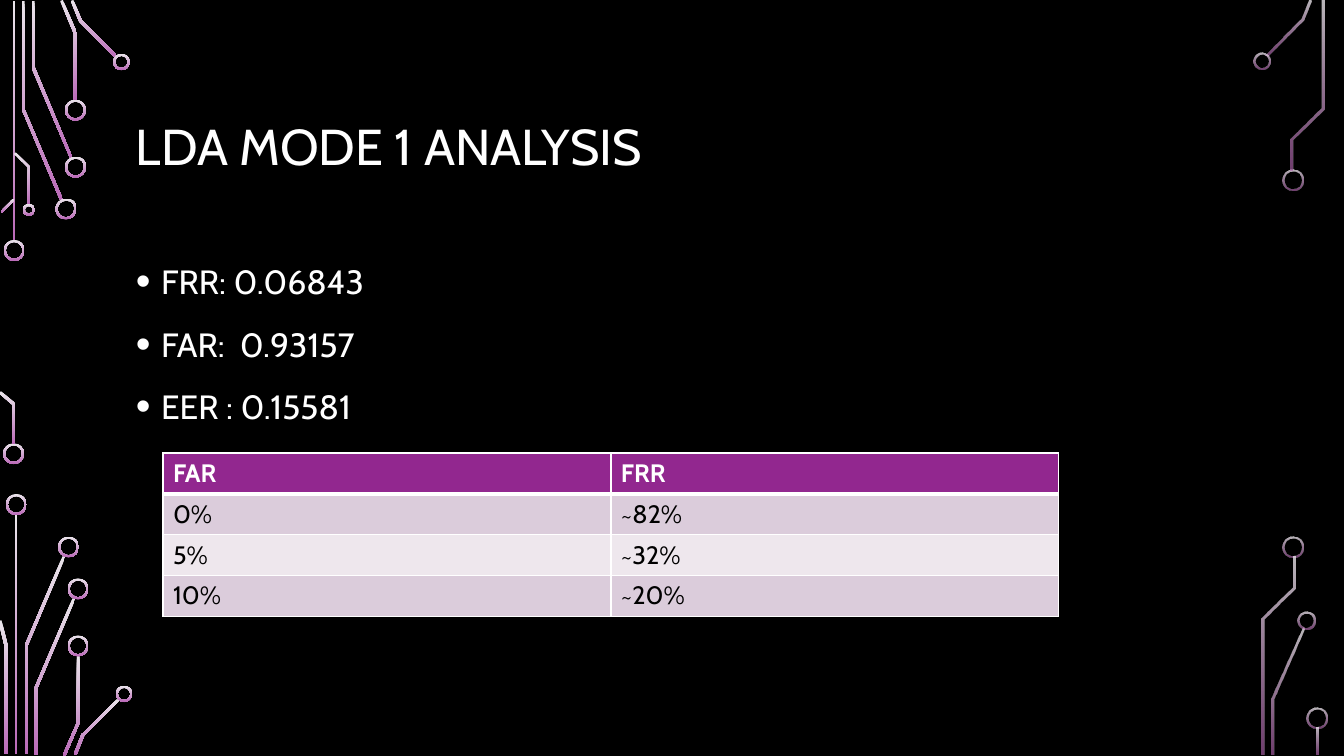
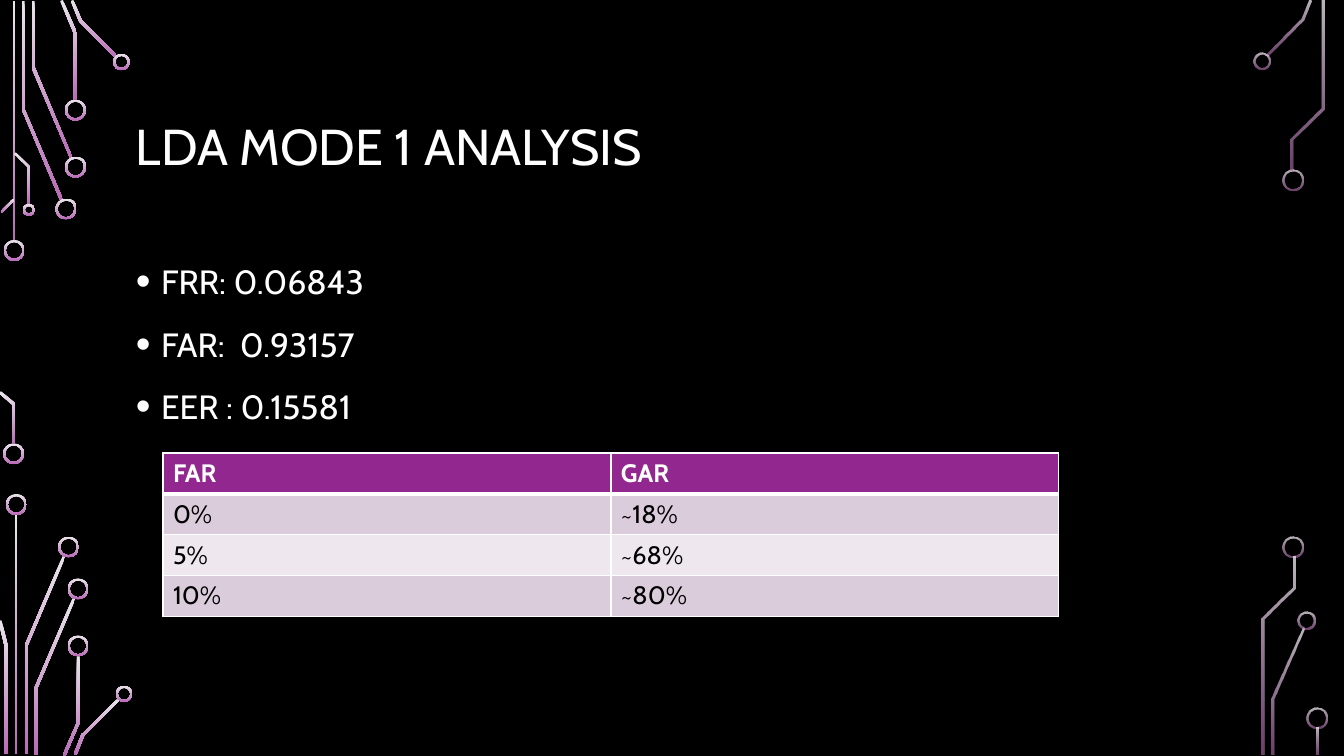
Before and after one commit to santosh500/SupervisedLearning, a slide deck: slide 6 of LDA_Project3/ResultsPresentation.pptx (slide 4 before the commit). Drawn at 1344x756 pixels with LibreOffice and Linux fonts; fonts in the diff are those of the drawing; background and template pictures are left out. Boxes give left, top, right and bottom in pixels: in the first picture for what was removed or moved away, otherwise in the second. Text is boxed around its words. In the diff, an @@ line names an element or a change of style, - is before the commit and + after.

```diff
--- a/LDA_Project3/ResultsPresentation.pptx
+++ b/LDA_Project3/ResultsPresentation.pptx
@@ table at (163, 453, 1059, 616) @@
-row 1, column 2: FRR
+row 1, column 2: GAR
-row 2, column 2: ~82%
+row 2, column 2: ~18%
-row 3, column 2: ~32%
+row 3, column 2: ~68%
-row 4, column 2: ~20%
+row 4, column 2: ~80%
```
Also in this commit, not shown: 2 other slides changed, 2 slides added, 2 slides removed, 1 other file.
